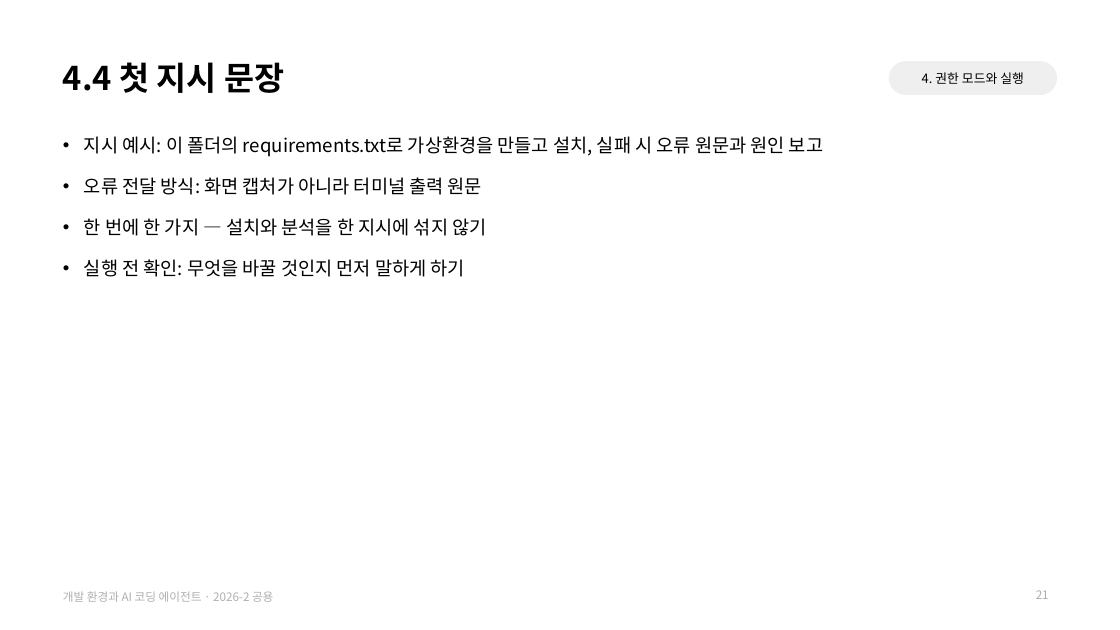
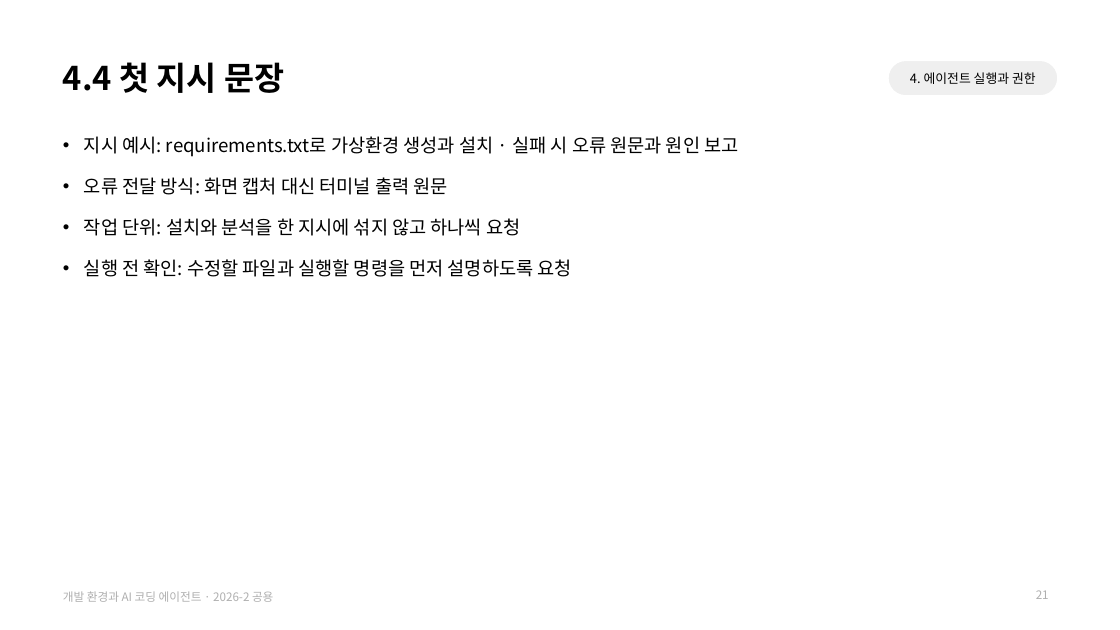
Before and after one commit to jihoyeo/smart-transport-logistics, a slide deck: slide 21 of slides/common/dev_env.pptx. Drawn at 1120x630 pixels with LibreOffice and Linux fonts; fonts in the diff are those of the drawing. Boxes give left, top, right and bottom in pixels: in the first picture for what was removed or moved away, otherwise in the second. Text is boxed around its words. In the diff, an @@ line names an element or a change of style, - is before the commit and + after.

```diff
--- a/slides/common/dev_env.pptx
+++ b/slides/common/dev_env.pptx
@@ text at <box>910,72,1036,84</box>: text changed @@
-4. 권한 모드와 실행
+4. 에이전트 실행과 권한
@@ text at <box>84,136,738,277</box>: text changed @@
-• 지시 예시: 이 폴더의 requirements.txt로 가상환경을 만들고 설치, 실패 시 오류 원문과 원인 보고
-• 오류 전달 방식: 화면 캡처가 아니라 터미널 출력 원문
-• 한 번에 한 가지 — 설치와 분석을 한 지시에 섞지 않기
-• 실행 전 확인: 무엇을 바꿀 것인지 먼저 말하게 하기
+• 지시 예시: requirements.txt로 가상환경 생성과 설치 · 실패 시 오류 원문과 원인 보고
+• 오류 전달 방식: 화면 캡처 대신 터미널 출력 원문
+• 작업 단위: 설치와 분석을 한 지시에 섞지 않고 하나씩 요청
+• 실행 전 확인: 수정할 파일과 실행할 명령을 먼저 설명하도록 요청
```
Also in this commit, not shown: 32 other slides changed, 9 other files.
